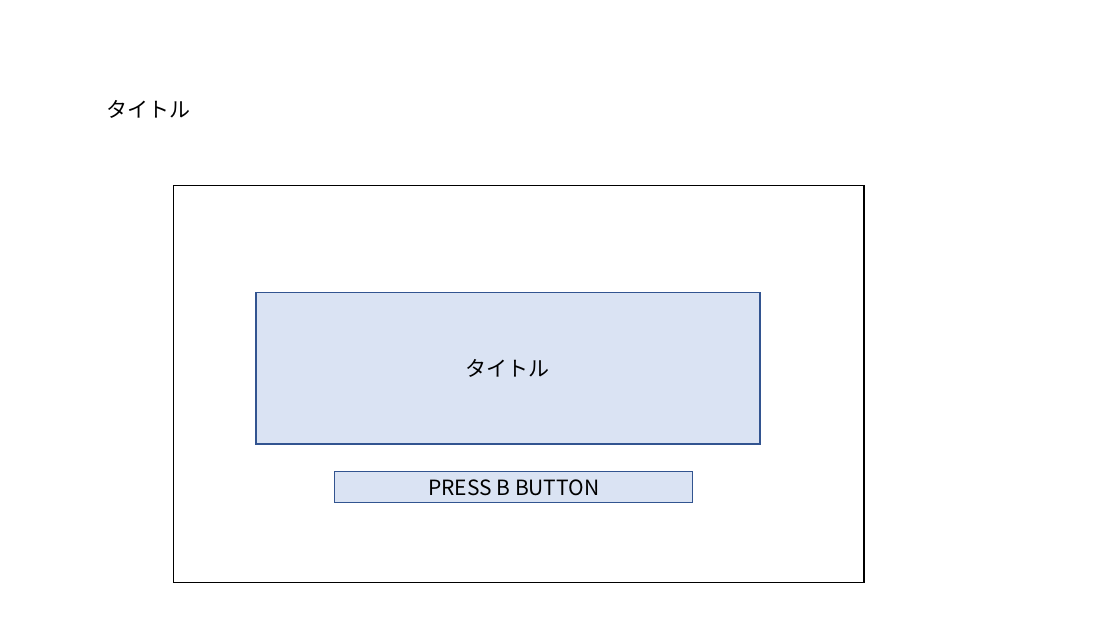
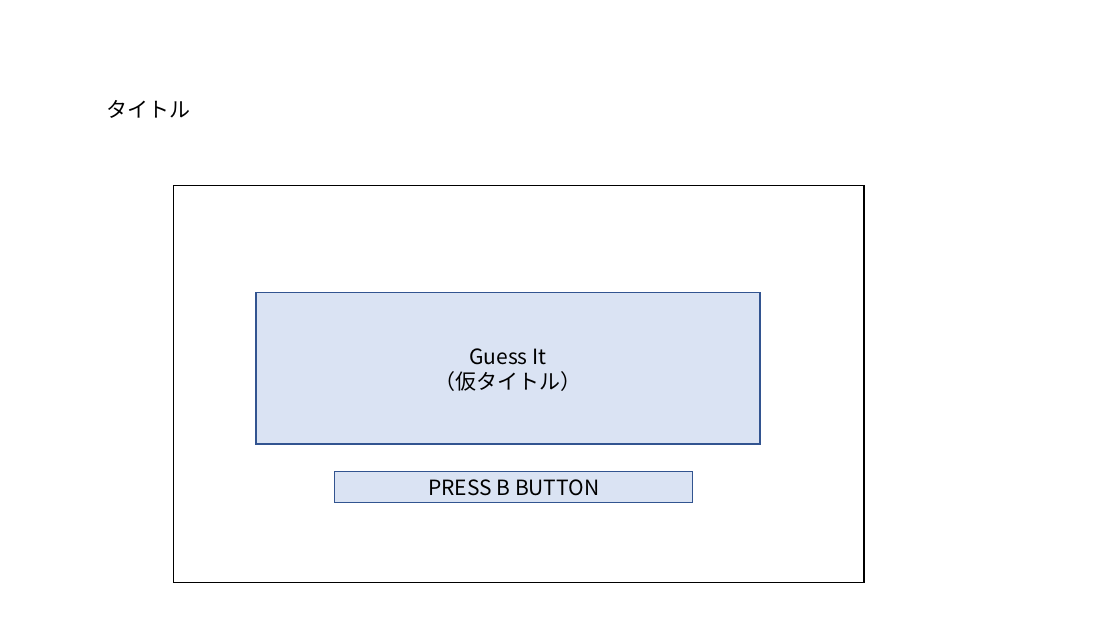
Before and after one commit to soushi1116/Employment, a slide deck: slide 3 of 仕様書/シーン.pptx. Drawn at 1120x630 pixels with LibreOffice and Linux fonts; fonts in the diff are those of the drawing. Boxes give left, top, right and bottom in pixels: in the first picture for what was removed or moved away, otherwise in the second. Text is boxed around its words. In the diff, an @@ line names an element or a change of style, - is before the commit and + after.

```diff
--- a/仕様書/シーン.pptx
+++ b/仕様書/シーン.pptx
@@ text in rectangle at <box>434,348,581,391</box>: text changed @@
-タイトル
+Guess It
+（仮タイトル）
```
Also in this commit, not shown: 2 other slides changed, 2 other files.
